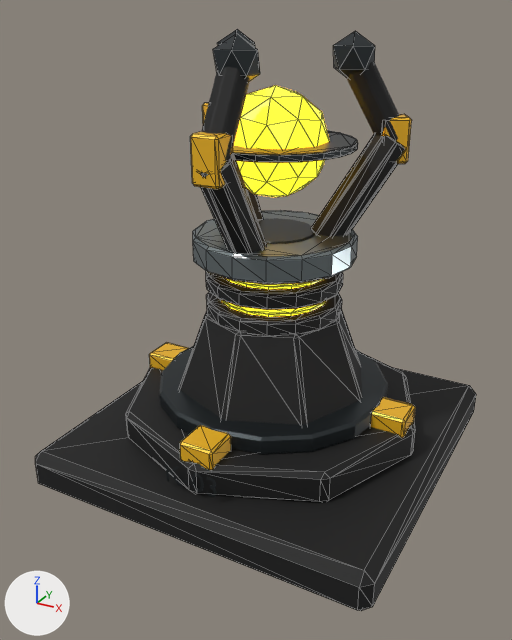
The glTF model public/assets/models/tower_chain.glb: old version first, new version second.
One viewpoint serves both versions: a 50 mm camera at (3.846, 1.36, 1.239) aimed at (2.986, 2.924, 0.458). Arrows for +X, +Y and +Z are at lower left; the lights stay in place. The picture after the commit comes second. Mesh edges are drawn as thin lines on the coarser meshes. Where no turn or scale is listed for an object, it has been applied to the vertices.
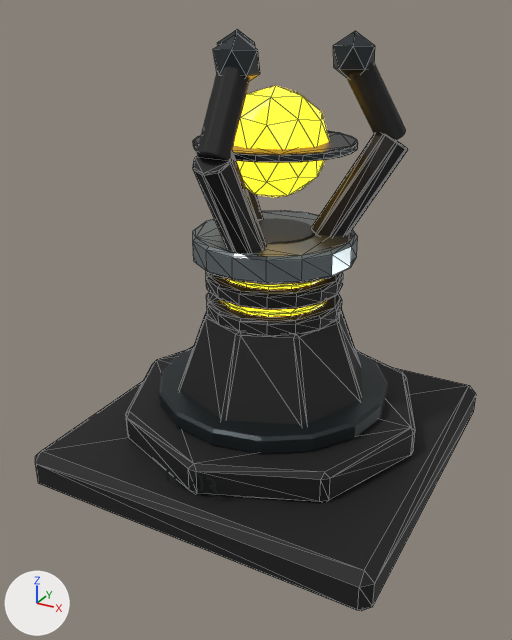
What differs and where, as boxes (x1, y1, x2, y2) in the pictures (512 x 640 px):
'Cylinder040_3', deleted
    before: (149, 343, 415, 470)
'Icosphere009_5', deleted
    before: (190, 103, 412, 189)

Patch to the scene script:
```diff
--- a/public/assets/models/tower_chain.glb.py
+++ b/public/assets/models/tower_chain.glb.py
@@ ob_icosphere009_5 @@
-ob_icosphere009_5 = bpy.data.objects.new('Icosphere009_5', me_mesh_5)
-ob_icosphere009_5.location = (3.0, 3.0, 0.656)
@@ ob_cylinder040_3 @@
-ob_cylinder040_3 = bpy.data.objects.new('Cylinder040_3', me_mesh_9)
-ob_cylinder040_3.location = (3.0, 3.0, 0.0)
```
